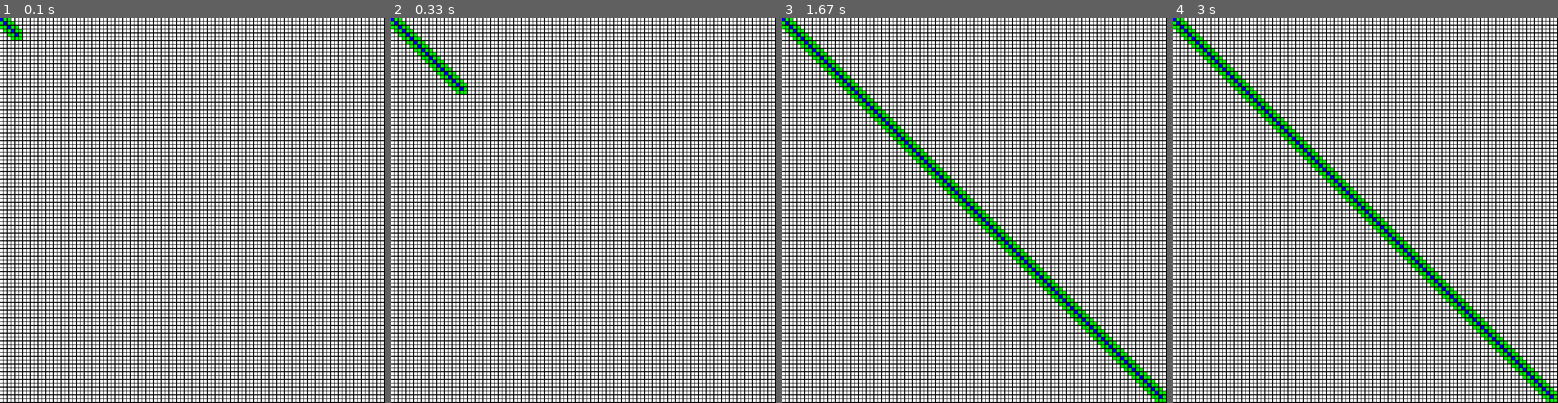
Above: before the commit, frames 1-4 (left to right).
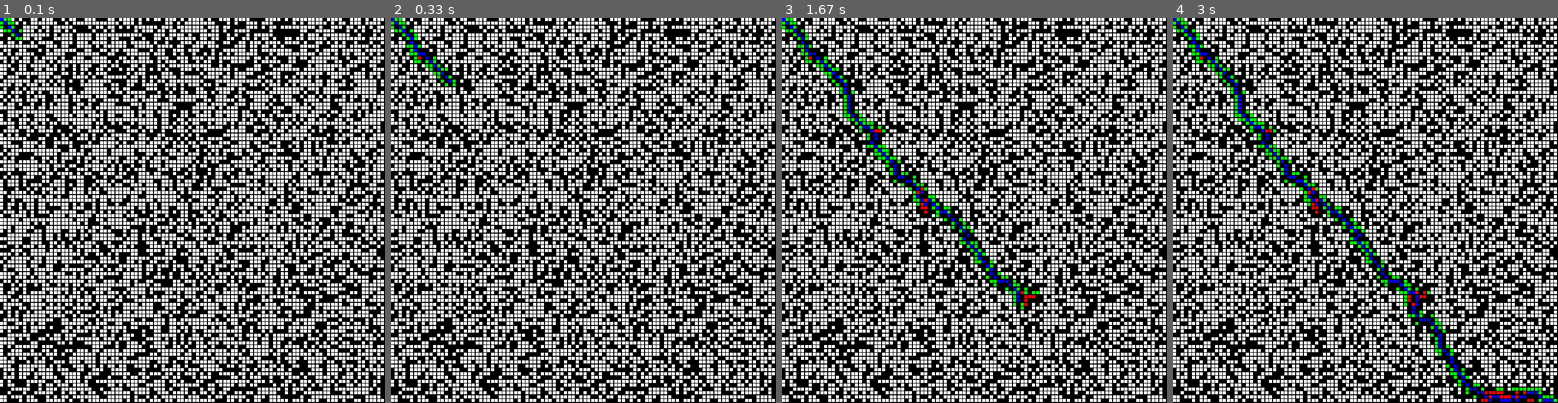
Above: after the commit, the same moments.

Repository: j3ns09/pygame-projects
Game: pygame game, started from a-star/main.py
Same seed, same stepped clock (60 frames per second), same inputs: the game is played once before the commit and once after it.
Inputs:
- Up to frame 1 (0.1 s): no input
- Up to frame 2 (0.33 s): no input
- Up to frame 3 (1.67 s): no input
- Up to frame 4 (3 s): no input

The runs differ from the first frame. In frame 1, 22% of the frame differs, in the area x 0-100%, y 0-100%; in frame 2, 23%; in frame 3, 26%; in frame 4, 26%.

Commit message:
various changes

Diff:
--- a/a-star/main.py
+++ b/a-star/main.py
@@ -1,6 +1,5 @@
 import numpy as np
 import pygame
-import math
 
 from spot import Spot
 
@@ -25,7 +24,7 @@
     pygame.draw.rect(screen, rgb, pygame.Rect(spot.i*w, spot.j*h, w-1, h-1))
 
 def heuristic(a: Spot, b: Spot):
-    return math.dist((a.i, a.j), (b.i, b.j))
+    return b.i - a.i + b.j - a.j
 
 def setup():
     global screen, running, clock
@@ -138,7 +137,8 @@
         if not no_solution:
             print("No solution")
             no_solution = True
-            pygame.time.wait(10000)
+        else:
+            return
 
 def main():
     setup()
--- a/a-star/spot.py
+++ b/a-star/spot.py
@@ -11,7 +11,7 @@
 
         self.neighbours : list[Spot] = []
         self.previous : None | Spot = None
-        self.is_wall = random() < 0
+        self.is_wall = random() < .35
 
     def add_neighbours(self, grid):
         i, j = self.i, self.j
--- a/pong/ball.py
+++ b/pong/ball.py
@@ -1,14 +1,23 @@
+import numpy as np
+from random import uniform, choice
 import pygame
 
 class Ball:
     def __init__(self, x, y, window):
         self.x : float = x
         self.y : float = y
-        self.dx : float = 1
-        self.dy : float = 4
         self.r :int = 10
+        self.dx : float = choice([uniform(-1, -2.5), uniform(1, 2.5)])
+        self.dy : float = uniform(1, 2.5)
 
         self.window : pygame.Surface = window
+
+    def initialize(self):
+        self.x = 0
+        self.y = 0
+
+        self.dx = choice([uniform(-1, -2.5), uniform(1, 2.5)])
+        self.dy = uniform(1, 2.5)
 
     def update(self):
         self.x += self.dx
@@ -17,5 +26,13 @@
         if self.y < 0 or self.y > self.window.get_height():
             self.dy *= -1
 
+    def tap(self):
+        self.dx += self.dx * 0.2
+        self.dx *= -1
+
+        print("ball speed:", round(np.sqrt(self.dx**2 + self.dy**2), 2), "px/f")
+        print("x:", self.x, "y:", self.y)
+
+
     def show(self):
         pygame.draw.circle(self.window, (255,255,255), (self.x, self.y), self.r)
--- a/pong/main.py
+++ b/pong/main.py
@@ -10,6 +10,9 @@
 def setup():
     global screen, clock, running
     global mObjects
+
+    pygame.init()
+    pygame.font.init()
 
     screen = pygame.display.set_mode([WIDTH, HEIGHT])
     pygame.display.set_caption("Pong")
@@ -31,22 +34,54 @@
 
     screen.fill("black")
 
+    font = pygame.font.SysFont("cascadiacode", 36)
+
+
     for obj in mObjects:
+        if isinstance(obj, Paddle):
+            text_surface = font.render(str(obj.score), True, (255, 255, 255))
+            if obj.isleft:
+                text_rect1 = text_surface.get_rect(center=(20, 20))
+                screen.blit(text_surface, text_rect1)
+            else:
+                text_rect2 = text_surface.get_rect(center=(WIDTH - 20, 20))
+                screen.blit(text_surface, text_rect2)
+
         obj.show()
 
     pygame.display.flip()
     clock.tick(60)
 
 def update_logic():
+    global screen
     global mObjects
 
-    for obj in mObjects:
-        if isinstance(obj, Paddle):
-            for event in pygame.event.get():
-                if event.type == pygame.KEYDOWN:
-                    if event.key ==
-        else:
-            obj.update()
+    keys = pygame.key.get_pressed()
+
+    ball, player1, player2 = mObjects
+
+    if ((player1.y + player1.h >= ball.y >= player1.y) and (ball.x - ball.r < player1.x + player1.w)) or ((player2.y + player2.h >= ball.y >= player2.y) and (ball.x + ball.r > player2.x)):
+        ball.tap()
+
+    if ball.x < 0:
+        player2.score += 1
+        ball.initialize()
+    elif ball.x > screen.get_width():
+        player1.score += 1
+        ball.initialize()
+
+    ball.update()
+
+    if keys[pygame.K_UP]:
+        player1.update(-1)
+    elif keys[pygame.K_DOWN]:
+        player1.update(1)
+
+    if ball.y > player2.y + (player2.h / 2):
+        player2.update(1)
+    elif ball.y < player2.y + (player2.h / 2):
+        player2.update(-1)
+
 
 def check_events():
     global running
@@ -57,6 +92,10 @@
         if event.type == pygame.KEYDOWN:
             if event.key == pygame.K_ESCAPE:
                 running = False
+
+def debug():
+    global clock
+    print("FPS:", clock.get_fps())
 
 def main():
     global running
--- a/pong/paddle.py
+++ b/pong/paddle.py
@@ -4,11 +4,12 @@
     def __init__(self, isleft, window):
         self.window : pygame.Surface = window
         self.isleft = isleft
+        self.score = 0
 
         self.w : float = 10
         self.h : float = 70
 
-        self.speed = 10
+        self.speed = 5
 
         if isleft:
             self.x : float = self.w / 2
@@ -18,7 +19,13 @@
         self.y : float = self.window.get_height() / 2
 
     def update(self, ydir):
+        dy = self.speed * ydir
+
+        if self.y + dy > self.window.get_height() - self.h or self.y + dy < 0:
+            return
+
         self.y += self.speed * ydir
+
 
 
     def show(self):
--- a/sort-visualization/item.py
+++ b/sort-visualization/item.py
@@ -15,7 +15,7 @@
     def update(self, i):
         self.x = (i+1) * (self.screen.get_width()/(self.__n + 1))
 
-    def show(self):
+    def show(self, max=None):
         width, height = self.screen.get_size()
 
         if self.is_selected:
--- a/sort-visualization/main.py
+++ b/sort-visualization/main.py
@@ -9,6 +9,7 @@
 w = 10
 c = 15
 padding = 5
+maximum = 0
 
 def gen_random_values():
     global screen
@@ -16,6 +17,7 @@
     for i in range(n):
         random_num = random.randint(1, 100)
         values[i] = Item(screen, random_num, i, n)
+    maximum = max(values)
 
 def setup():
     global screen, clock, running
